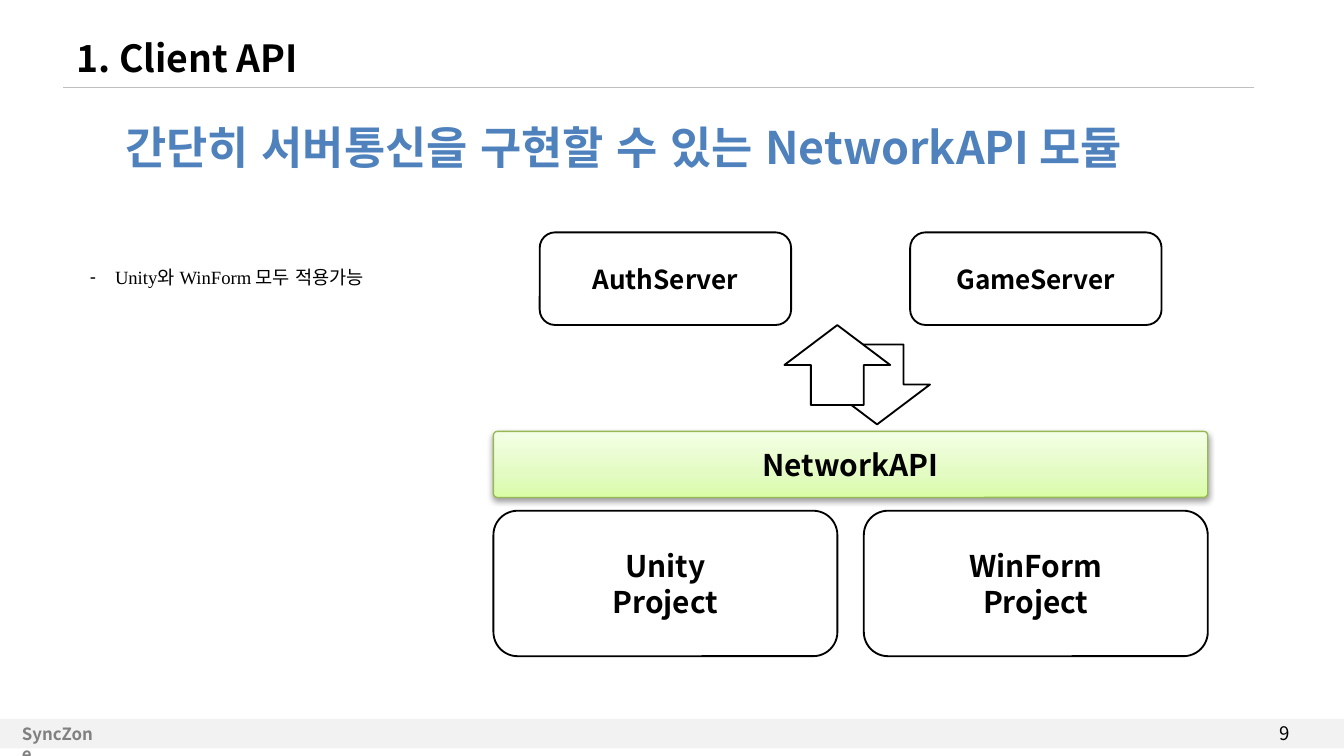
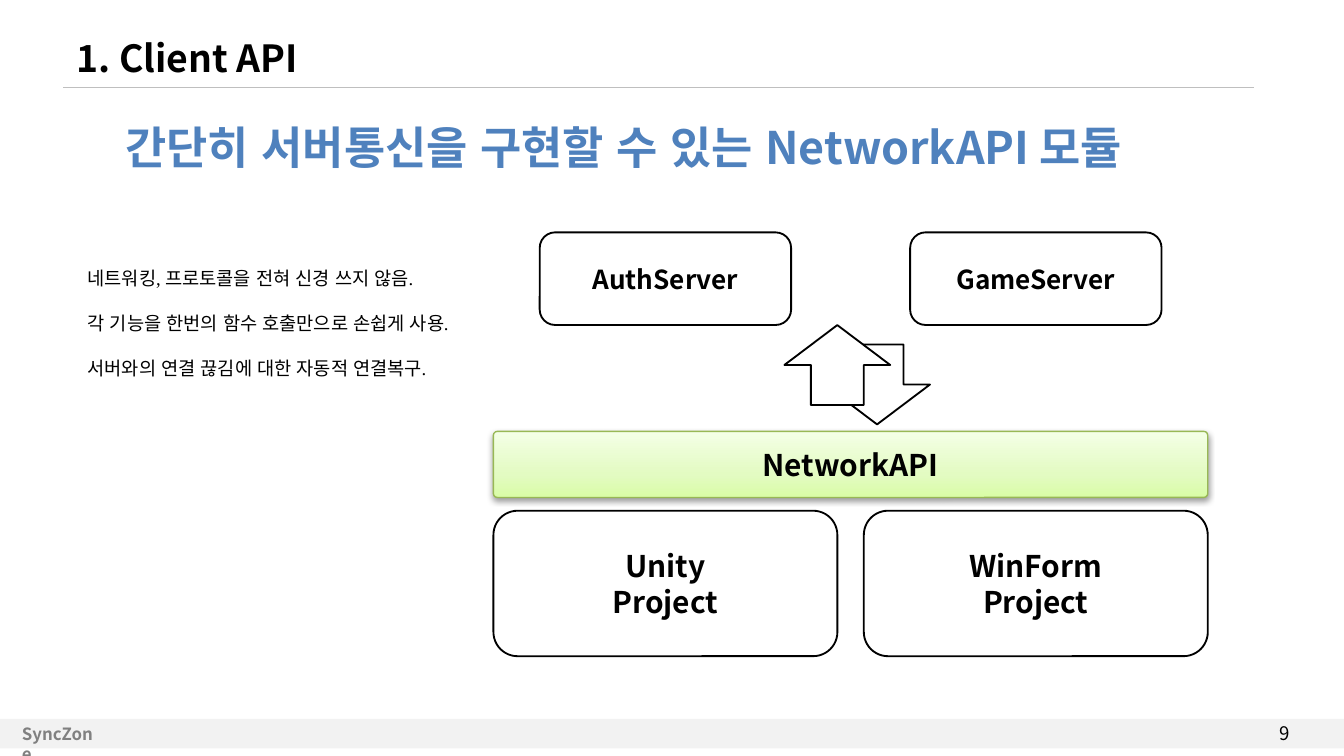
Before and after one commit to kkr3212/Examples, a slide deck: slide 9 of RPGGame_Docs/AegisNetwork_RPGServer.pptx. Drawn at 1344x756 pixels with LibreOffice and Linux fonts; fonts in the diff are those of the drawing. Boxes give left, top, right and bottom in pixels: in the first picture for what was removed or moved away, otherwise in the second. Text is boxed around its words. In the diff, an @@ line names an element or a change of style, - is before the commit and + after.

```diff
--- a/RPGGame_Docs/AegisNetwork_RPGServer.pptx
+++ b/RPGGame_Docs/AegisNetwork_RPGServer.pptx
@@ text at [88,269,449,377]: text changed @@
-– Unity와 WinForm 모두 적용가능
+네트워킹, 프로토콜을 전혀 신경 쓰지 않음.
+각 기능을 한번의 함수 호출만으로 손쉽게 사용.
+서버와의 연결 끊김에 대한 자동적 연결복구.
```
Also in this commit, not shown: 1 slide added, 2 other files.
